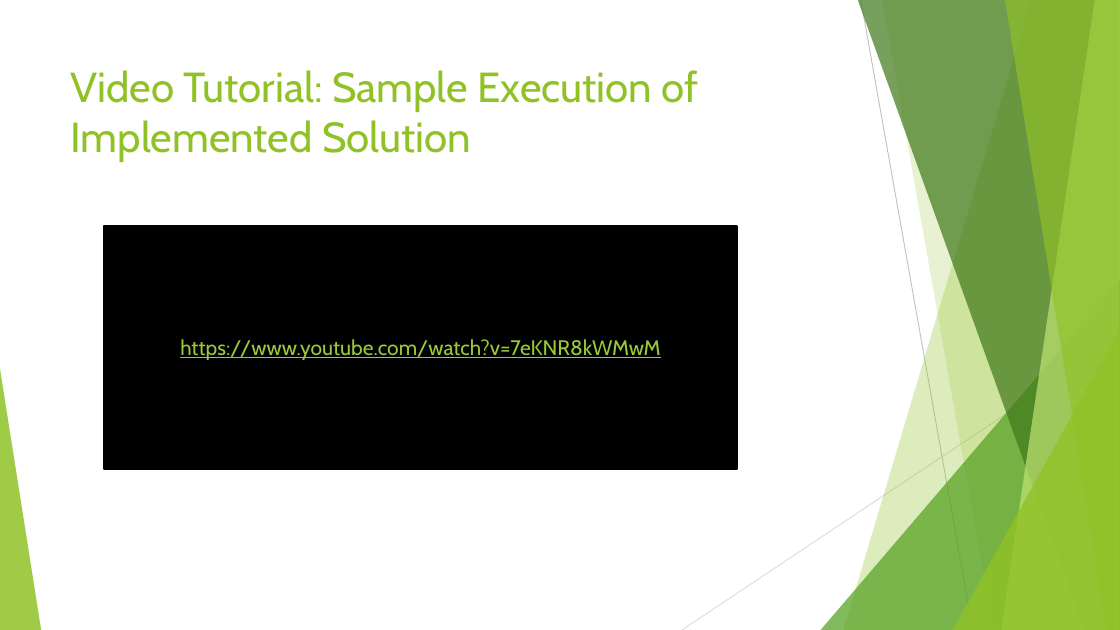
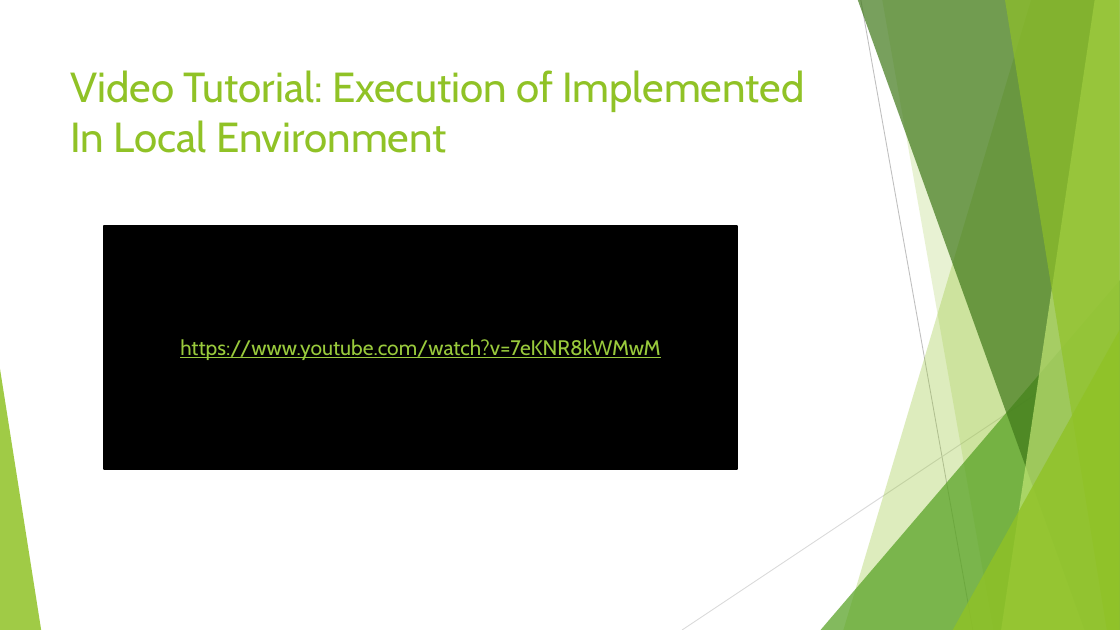
Before and after one commit to hsiddhu2/CourseProject, a slide deck: slide 21 of documentation/Project Presentation.pptx. Drawn at 1120x630 pixels with LibreOffice and Linux fonts; fonts in the diff are those of the drawing. Boxes give left, top, right and bottom in pixels: in the first picture for what was removed or moved away, otherwise in the second. Text is boxed around its words. In the diff, an @@ line names an element or a change of style, - is before the commit and + after.

```diff
--- a/documentation/Project Presentation.pptx
+++ b/documentation/Project Presentation.pptx
@@ title at [71,70,804,153]: text changed @@
-Video Tutorial: Sample Execution of Implemented Solution
+Video Tutorial: Execution of Implemented In Local Environment
```
Also in this commit, not shown: 5 other slides changed.
